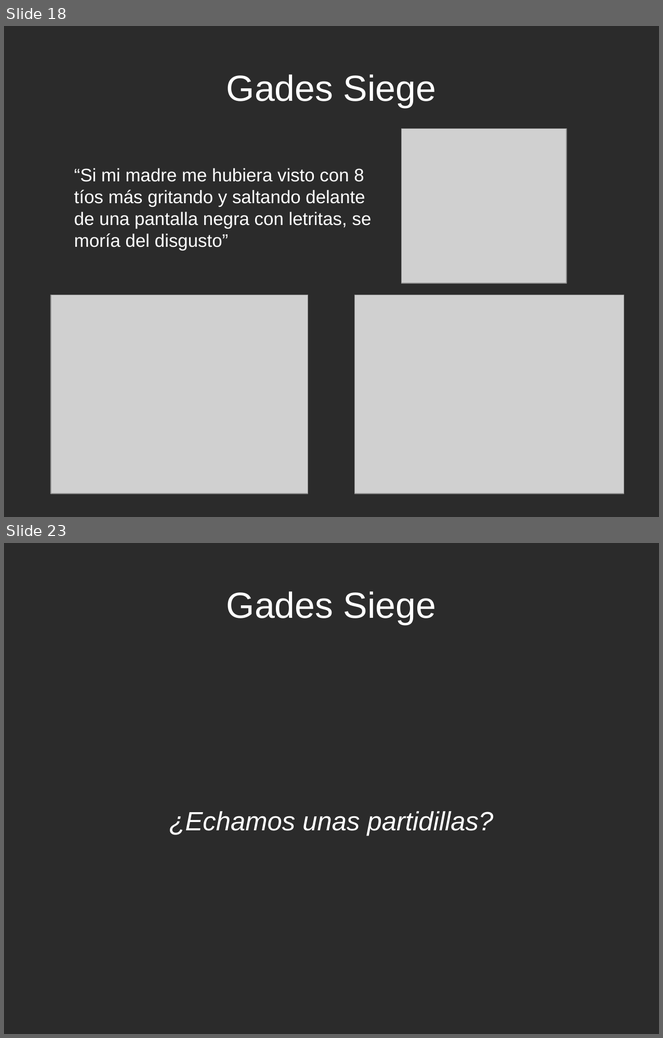
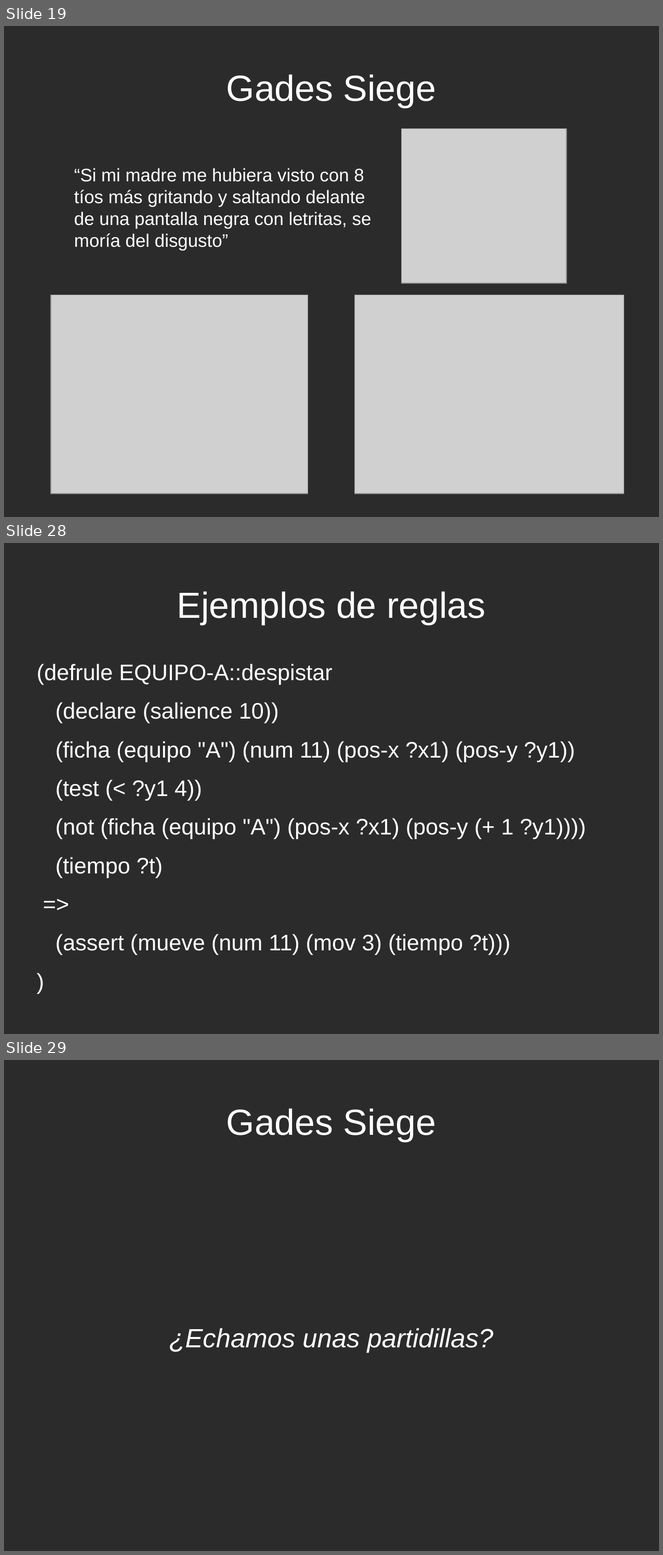
Before and after one commit to rompehielos013013013/gsiege, a slide deck: presentacion/expertoUCLM2014/SSEE-IA.odp. Shown one above the other, each under a label of ours: slides 18 and 23 before the commit, slides 19, 28 and 29 after it; the slides between them are not shown. The pictures are 663x1038 and 663x1555 pixels, drawn with LibreOffice and Linux fonts; fonts in the diff are those of the drawing; grey boxes stand for pictures; background and template pictures are left out; a plain dark background stands for a picture behind light text. Boxes give left, top, right and bottom in pixels: in the first picture for what was removed or moved away, otherwise in the second. Text is boxed around its words. In the diff, an @@ line names an element or a change of style, - is before the commit and + after.

```diff
--- a/presentacion/expertoUCLM2014/SSEE-IA.odp
+++ b/presentacion/expertoUCLM2014/SSEE-IA.odp
@@ slide 28 added at box(4, 543, 659, 1034), background picture (left out) @@
@@ title added at box(177, 591, 486, 625), 44 pt, text #FFFFFF @@
+Ejemplos de reglas
@@ text added at box(37, 664, 586, 955), 27.2 pt, text #FFFFFF @@
+(defrule EQUIPO-A::despistar
+(declare (salience 10))
+(ficha (equipo "A") (num 11) (pos-x ?x1) (pos-y ?y1))
+(test (< ?y1 4))
+(not (ficha (equipo "A") (pos-x ?x1) (pos-y (+ 1 ?y1))))
+(tiempo ?t)
+=>
+(assert (mueve (num 11) (mov 3) (tiempo ?t)))
+)
@@ what was slide 18 is now slide 19 @@
@@ what was slide 23 is now slide 29 @@
```
Also in this commit, not shown: 7 slides changed, 6 other slides added, 1 slide removed, 1 other file.
